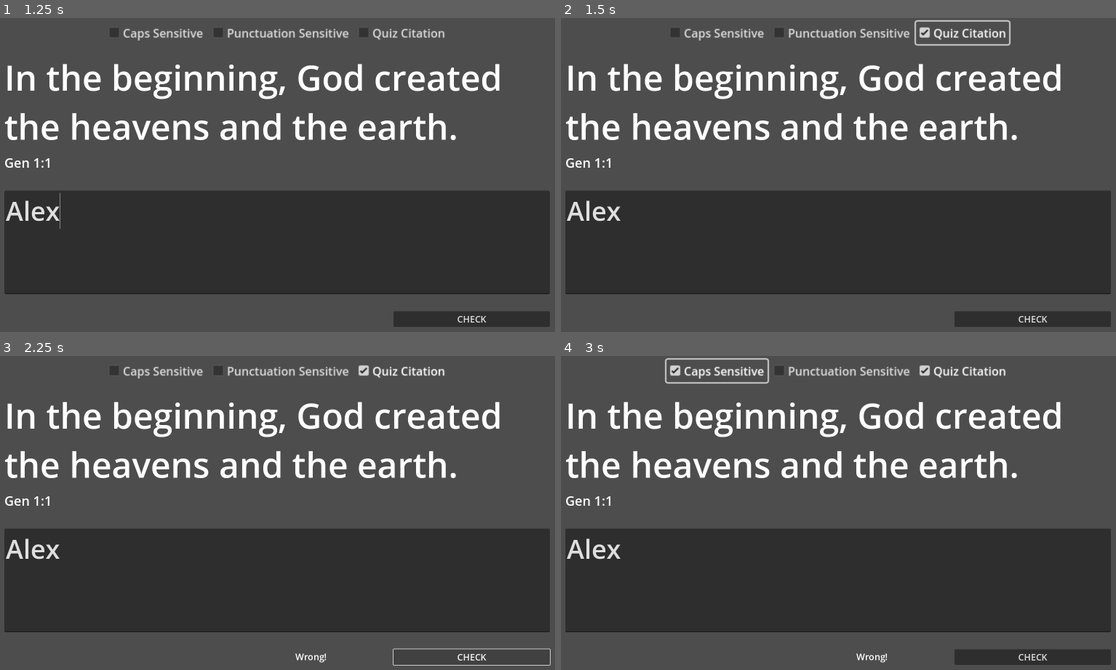
Above: before the commit, frames 1-4 (two rows, left to right).
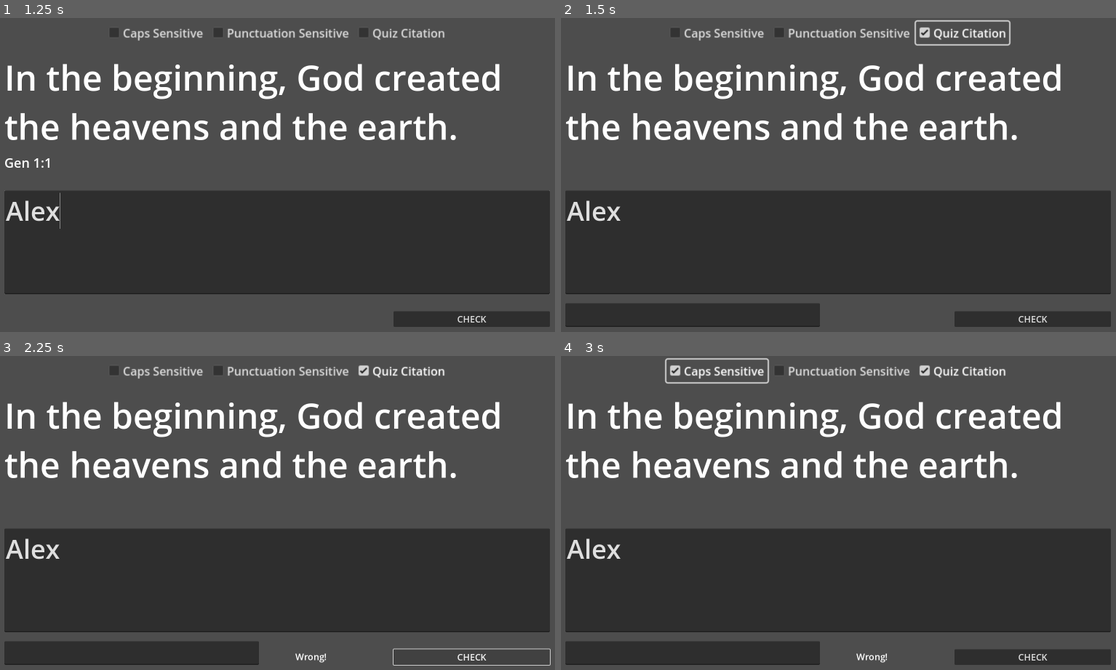
Above: after the commit, the same moments.

Repository: Musi00e0/stunning-broccoli
Game: Godot game, scene res://main.tscn
The game is run twice, just before and just after one commit, with the same random seed, the same clock (stepped at 60 frames per second) and the same inputs.
Inputs (mouse positions are in pixels of both pictures, inside the frame that each line leads up to):
- Up to frame 1 (1.25 s): click (277, 240) at 0.52 s; type "Alex" at 0.6 s
- Up to frame 2 (1.5 s): click "Quiz Citation" at 1.25 s
- Up to frame 3 (2.25 s): click "CHECK" at 2 s
- Up to frame 4 (3 s): click "Caps Sensitive" at 2.75 s

Frame 1 is identical in both runs. In frame 2, 3.5% of the frame differs, in the area x 0-47%, y 44-99%; in frame 3, 3.5%; in frame 4, 3.5%.

Commit message:
Initial logic for citation elements

Diff:
--- a/game/main.gd
+++ b/game/main.gd
@@ -1,10 +1,13 @@
 extends Control
 
 var m_Reference : Label
+var m_ReferenceCitation : Label
 var m_UserEntry : TextEdit
+var m_UserCitation : TextEdit
 var m_CorrectIndicator : Label
 var m_CapsSensitive : CheckBox
 var m_PunctuationSensitive : CheckBox
+var m_QuizCitation : CheckBox
 
 var m_NoPunctuationRegex : RegEx
 
@@ -14,10 +17,16 @@
 
 func _ready() -> void:
 	m_Reference = $Reference
+	m_ReferenceCitation = $ReferenceCitation
 	m_UserEntry = $UserEntry
+	m_UserCitation = $UserCitation
 	m_CorrectIndicator = $CorrectIndicator
 	m_CapsSensitive = $Options/CapsToggle
 	m_PunctuationSensitive = $Options/PunctuationToggle
+	m_QuizCitation = $Options/CitationToggle
+
+	# Configure the citation UI elements so that only one, not both are visible
+	_on_citation_toggle_pressed()
 
 func _strip_punctuation(in_string:String) -> String:
 	var s = ""
@@ -54,3 +63,8 @@
 		m_CorrectIndicator.text = "Correct!"
 	else:
 		m_CorrectIndicator.text = "Wrong!"
+
+
+func _on_citation_toggle_pressed() -> void:
+	m_UserCitation.visible		=  m_QuizCitation.button_pressed
+	m_ReferenceCitation.visible	= !m_QuizCitation.button_pressed
--- a/game/main.tscn
+++ b/game/main.tscn
@@ -61,19 +61,26 @@
 middle_mouse_paste_enabled = false
 wrap_mode = 1
 
-[node name="UserCitation" type="Label" parent="."]
+[node name="UserCitation" type="TextEdit" parent="."]
+clip_contents = false
 layout_mode = 1
 anchors_preset = -1
 anchor_top = 0.9
 anchor_right = 0.5
-anchor_bottom = 0.9
+anchor_bottom = 1.0
 offset_left = 50.0
-offset_top = 12.5
+offset_top = -25.0
 offset_right = -50.0
+offset_bottom = -50.0
 grow_horizontal = 2
 grow_vertical = 2
 theme_override_font_sizes/font_size = 36
-autowrap_mode = 3
+context_menu_enabled = false
+shortcut_keys_enabled = false
+selecting_enabled = false
+drag_and_drop_selection_enabled = false
+middle_mouse_paste_enabled = false
+wrap_mode = 1
 
 [node name="CheckButton" type="Button" parent="."]
 layout_mode = 1
@@ -126,3 +133,4 @@
 text = "Quiz Citation"
 
 [connection signal="pressed" from="CheckButton" to="." method="_on_check_button_pressed"]
+[connection signal="pressed" from="Options/CitationToggle" to="." method="_on_citation_toggle_pressed"]
